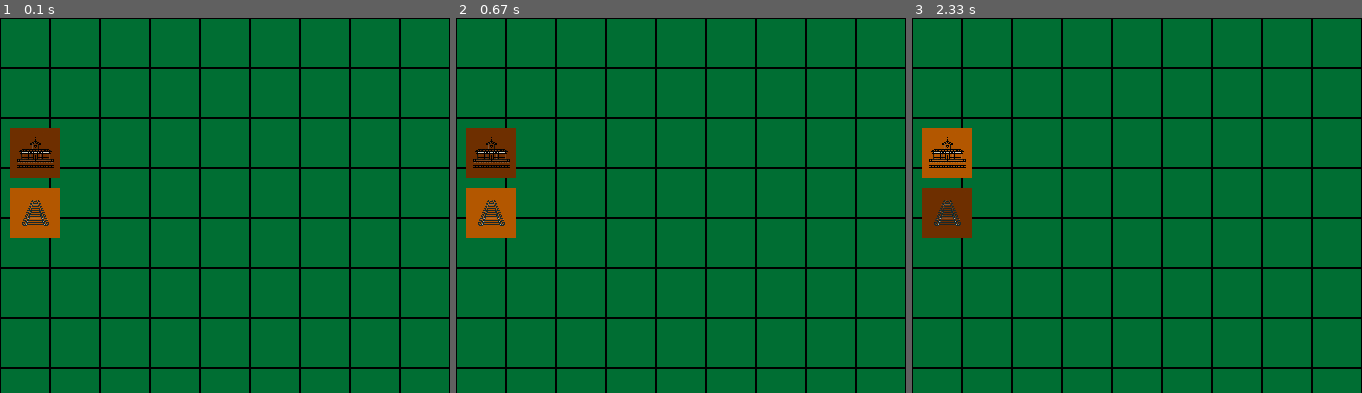
Above: before the commit, frames 1-3 (left to right).
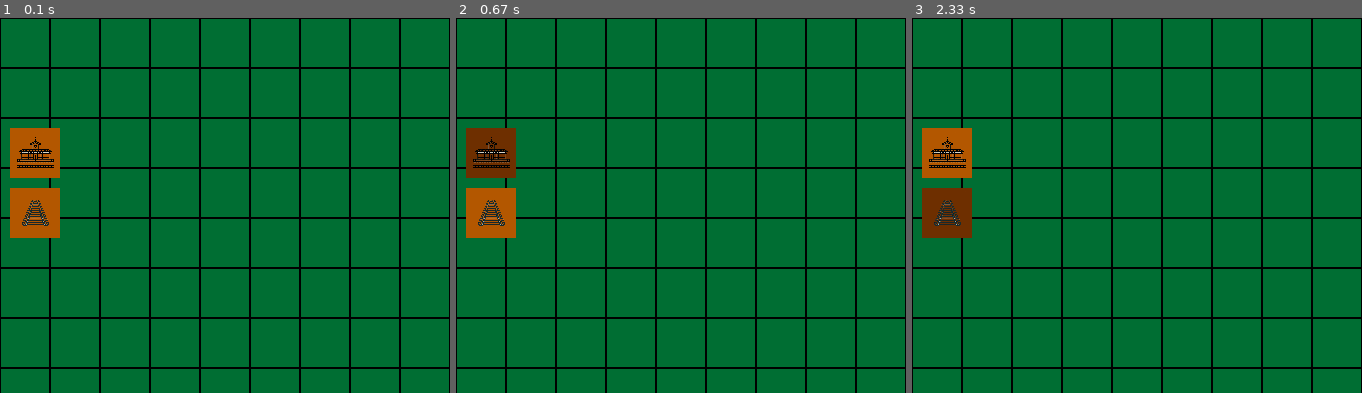
Above: after the commit, the same moments.

Repository: Hairash/Tower_game
Game: pygame game, started from src/main.py
Two runs of this game, one before a commit and one after it. Both use one fixed random seed, a clock stepped at 60 frames per second and the inputs below.
Inputs (mouse positions are % of the whole screen's width and height, from its top left):
- Up to frame 1 (0.1 s): no input
- Up to frame 2 (0.67 s): click (4, 18) at 0.38 s
- Up to frame 3 (2.33 s): click (4, 18) at 0.72 s; click (4, 26) at 2.05 s
The pictures show only the part of the screen within x 0-50%, y 0-50%; the shares and areas given below are measured in that part.

The runs differ from the first frame. In frame 1, 1.3% of the frame differs, in the area x 2-14%, y 29-43%; in frame 2, nothing differs; in frame 3, nothing differs.

Commit message:
Mode none

Diff:
--- a/src/control_panel.py
+++ b/src/control_panel.py
@@ -27,9 +27,12 @@
         screen.blit(self.station_image, self.rects[GameMode.build_station])
         screen.blit(self.road_image, self.rects[GameMode.build_road])
 
-    def mode_changed(self, pos):
+    def mode_changed(self, pos, current_mode):
         for mode, rect in self.rects.items():
             if rect.collidepoint(pos):
-                return True, mode
+                if mode == current_mode:
+                    return True, GameMode.none
+                else:
+                    return True, mode
 
         return False, None
--- a/src/game.py
+++ b/src/game.py
@@ -7,7 +7,7 @@
 
 class Game:
     def __init__(self, field):
-        self.mode = GameMode.build_station
+        self.mode = GameMode.none
         self.stations = set()
         self.roads = set()
 
@@ -24,7 +24,7 @@
                 elif event.type == pygame.MOUSEBUTTONDOWN:
                     # Check if left mouse button was clicked
                     if event.button == 1:
-                        mode_changed, mode = self.control_panel.mode_changed(event.pos)
+                        mode_changed, mode = self.control_panel.mode_changed(event.pos, self.mode)
                         if mode_changed:
                             self.mode = mode
                         else:
